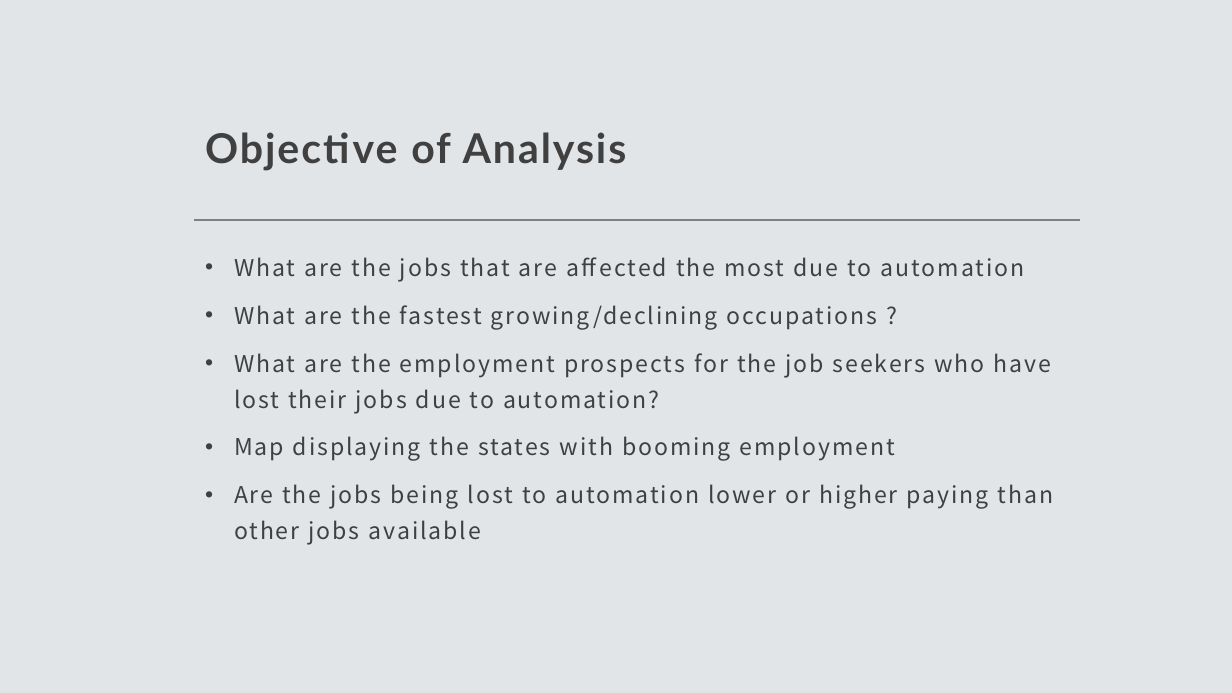
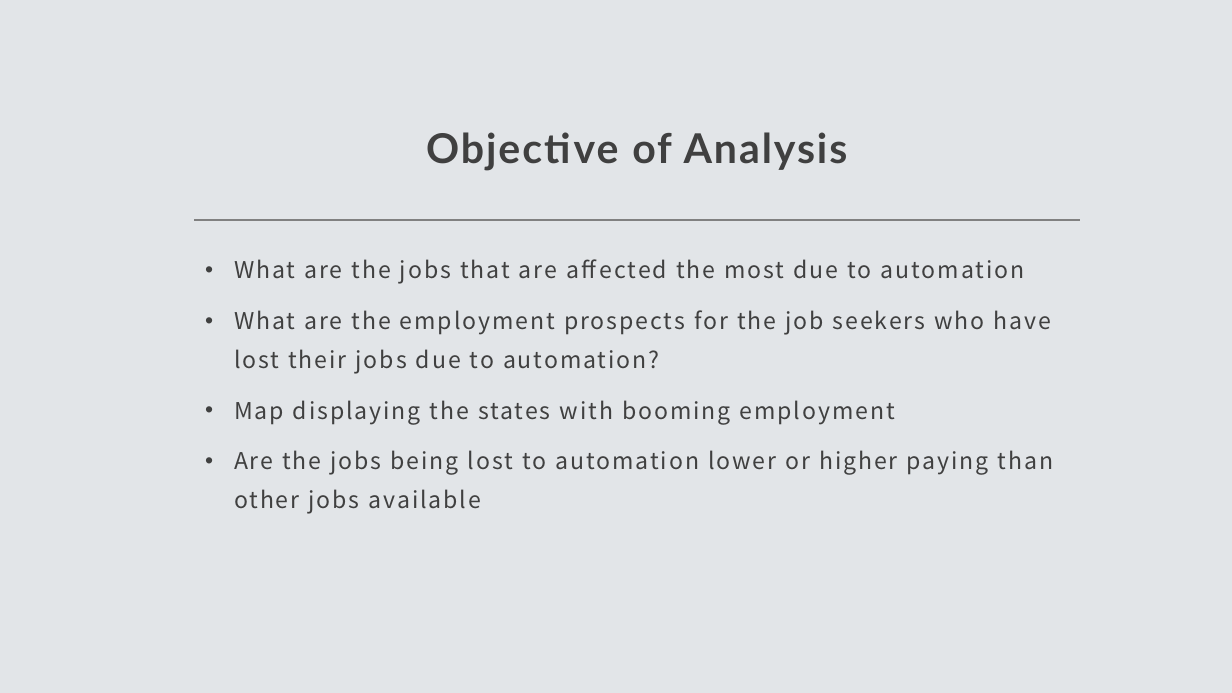
Before and after one commit to vinaya-kusuma/Project1, a slide deck: slide 4 of Project1.pptx (slide 3 before the commit). Drawn at 1232x693 pixels with LibreOffice and Linux fonts; fonts in the diff are those of the drawing. Boxes give left, top, right and bottom in pixels: in the first picture for what was removed or moved away, otherwise in the second. Text is boxed around its words. In the diff, an @@ line names an element or a change of style, - is before the commit and + after.

Commit message:
Updated the ppt slides for employment distribution

```diff
--- a/Project1.pptx
+++ b/Project1.pptx
@@ title "Objective of Analysis" at [426, 132, 848, 171]: alignment left to centre @@
@@ text "What are the jobs that ..." at [234, 259, 1054, 514]: line spacing 1.3 to 1.4 @@
@@ text at [234, 305, 878, 329]: paragraph removed @@
-• What are the fastest growing/declining occupations ?
```
Also in this commit, not shown: 2 other slides changed, 8 slides added, 2 slides removed.
